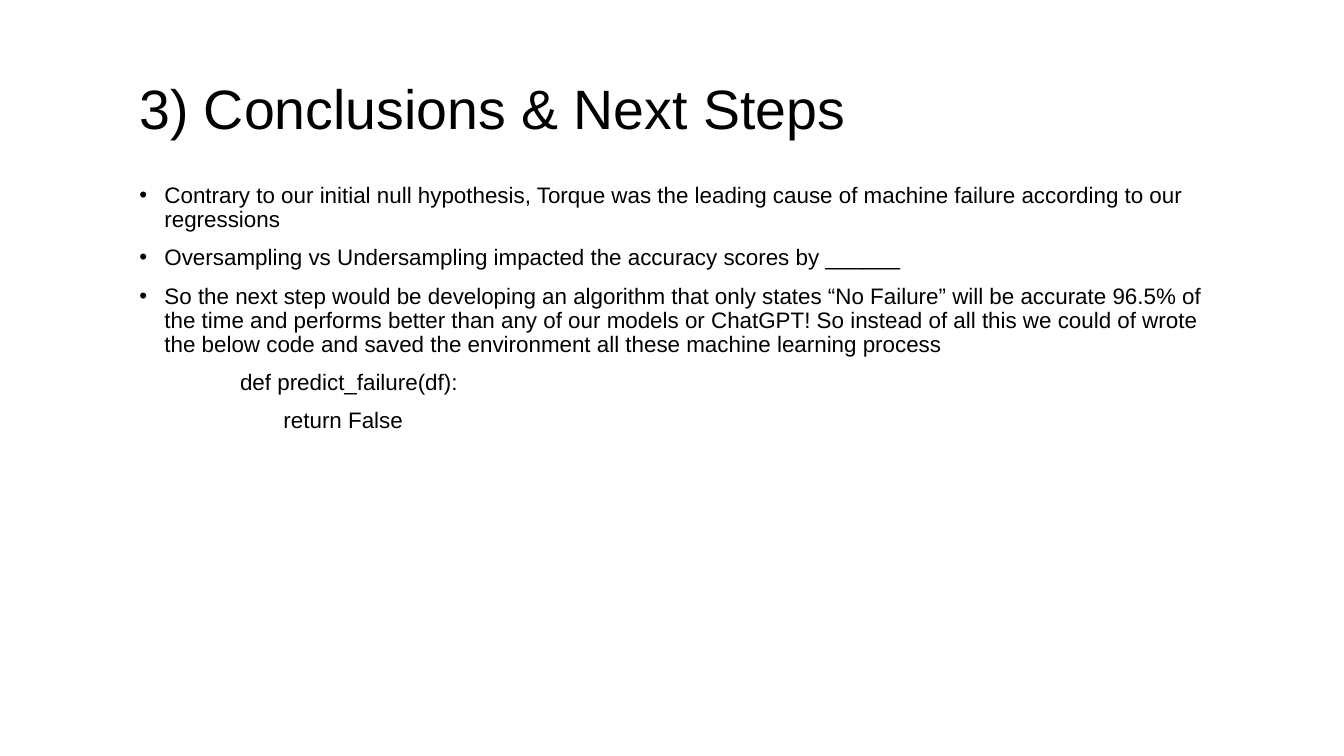
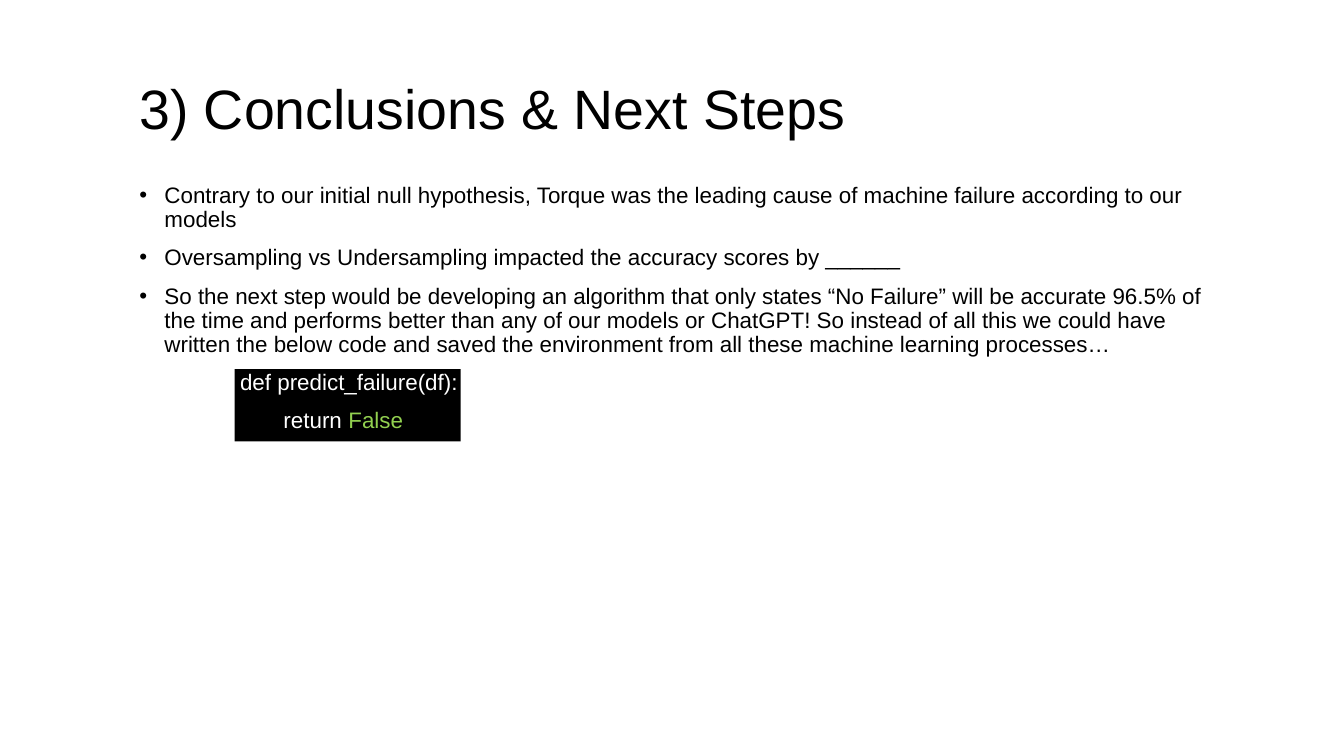
Before and after one commit to lnyousif/machine-maintenance, a slide deck: slide 8 of presentation/Machine Maintenance Analysis v2.pptx. Drawn at 1344x756 pixels with LibreOffice and Linux fonts; fonts in the diff are those of the drawing. Boxes give left, top, right and bottom in pixels: in the first picture for what was removed or moved away, otherwise in the second. Text is boxed around its words. In the diff, an @@ line names an element or a change of style, - is before the commit and + after.

Commit message:
Updated presentation deck

```diff
--- a/presentation/Machine Maintenance Analysis v2.pptx
+++ b/presentation/Machine Maintenance Analysis v2.pptx
@@ text at box(164, 186, 1181, 228): text changed @@
-• Contrary to our initial null hypothesis, Torque was the leading cause of machine failure according to our regressions
+• Contrary to our initial null hypothesis, Torque was the leading cause of machine failure according to our models
@@ text at box(164, 287, 1201, 357): text changed @@
-• So the next step would be developing an algorithm that only states “No Failure” will be accurate 96.5% of the time and performs better than any of our models or ChatGPT! So instead of all this we could of wrote the below code and saved the environment all these machine learning process
+• So the next step would be developing an algorithm that only states “No Failure” will be accurate 96.5% of the time and performs better than any of our models or ChatGPT! So instead of all this we could have written the below code and saved the environment from all these machine learning processes…
@@ rectangle added at box(235, 370, 461, 442), fill #000000 @@
@@ text at box(240, 373, 457, 429): text colour #000000 to #FFFFFF in "def predict_failure(df):", "return"; text colour #000000 to #92D050 in "False" @@
```
Also in this commit, not shown: 1 other slide changed.
